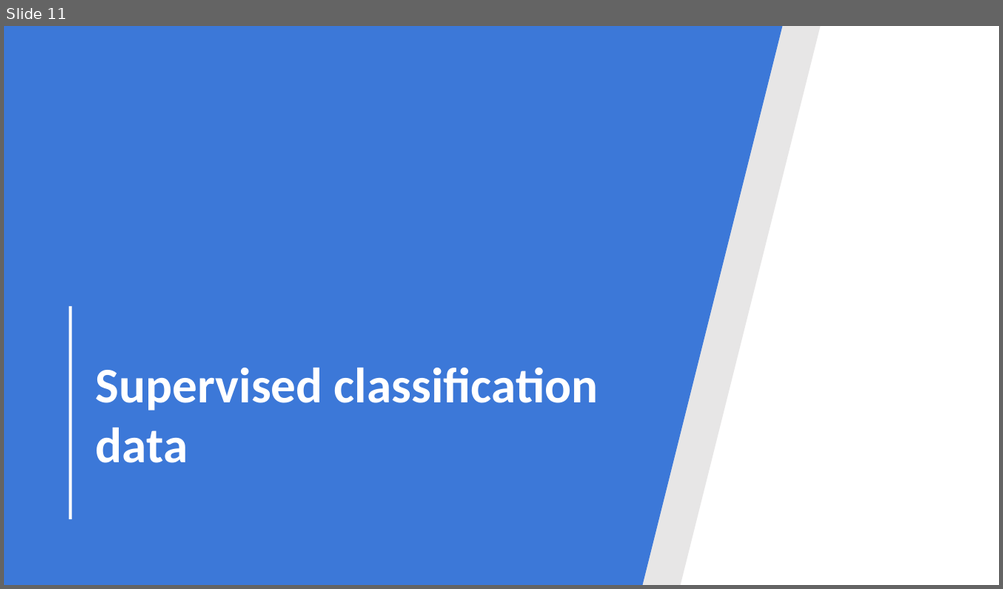
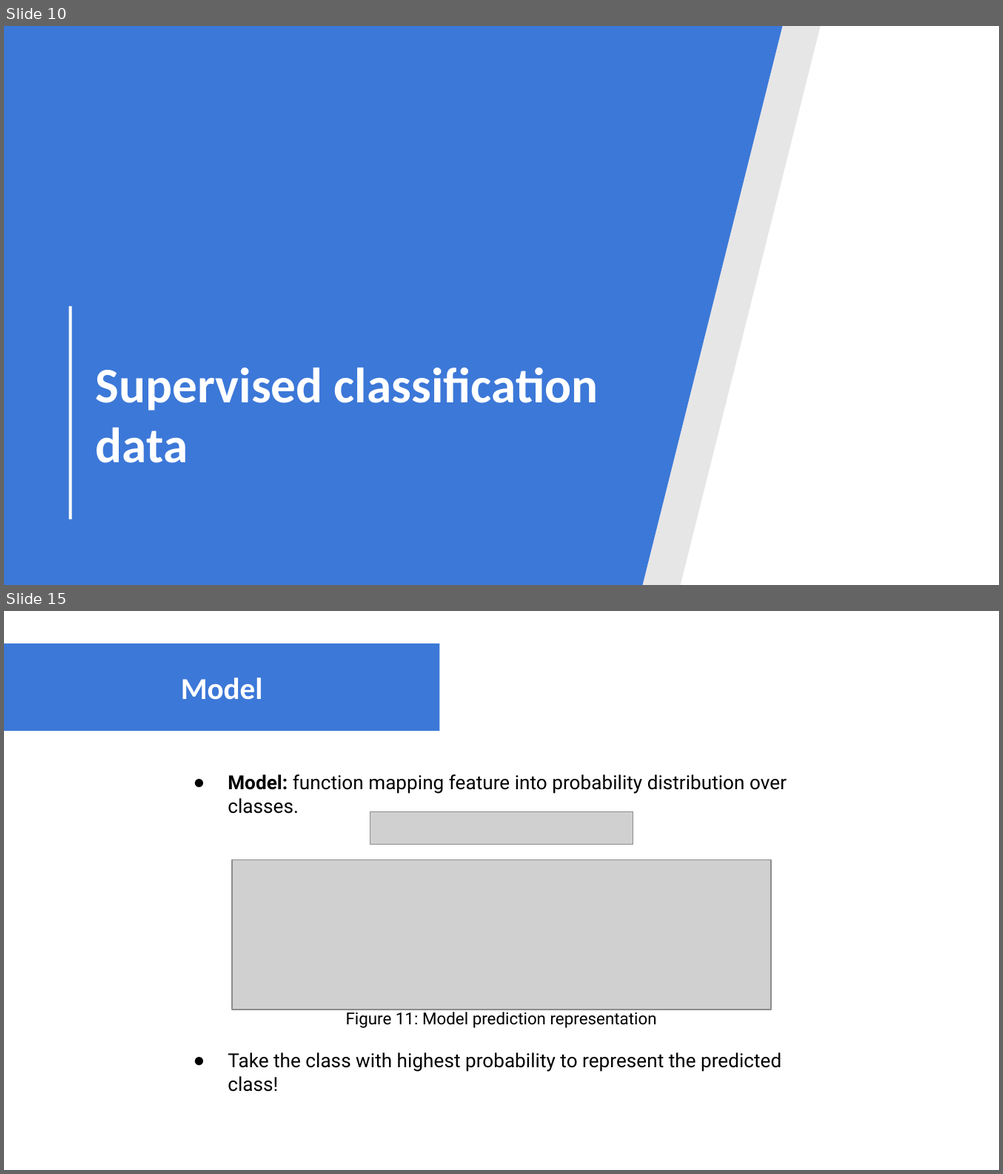
Before and after one commit to GilbertoCunha/IEEE-ML-Workshop, a slide deck: ML-intro.pptx. Shown one above the other, each under a label of ours: slide 11 before the commit, slides 10 and 15 after it; the slides between them are not shown. The pictures are 1003x589 and 1003x1174 pixels, drawn with LibreOffice and Linux fonts; fonts in the diff are those of the drawing; grey boxes stand for pictures. Boxes give left, top, right and bottom in pixels: in the first picture for what was removed or moved away, otherwise in the second. Text is boxed around its words. In the diff, an @@ line names an element or a change of style, - is before the commit and + after.

```diff
--- a/ML-intro.pptx
+++ b/ML-intro.pptx
@@ slide 15 added at bbox=[4, 611, 999, 1170], background #FFFFFF @@
@@ rectangle added at bbox=[4, 644, 440, 732], fill #3C78D8 @@
@@ title added at bbox=[181, 678, 263, 700], 22 pt, text #FFFFFF, bold @@
+Model
@@ text added at bbox=[227, 775, 786, 814], 14 pt, text #000000 @@
+● Model: function mapping feature into probability distribution over classes.
@@ picture added at bbox=[370, 812, 632, 845] @@
@@ picture added at bbox=[232, 860, 770, 1010] @@
@@ text added at bbox=[346, 1009, 657, 1028], 12 pt, text #000000 @@
+Figure 11: Model prediction representation
@@ text added at bbox=[227, 1053, 781, 1092], 14 pt, text #000000 @@
+● Take the class with highest probability to represent the predicted class!
@@ what was slide 11 is now slide 10 @@
```
Also in this commit, not shown: 8 slides changed, 9 other slides added, 2 slides removed, 1 other file.
